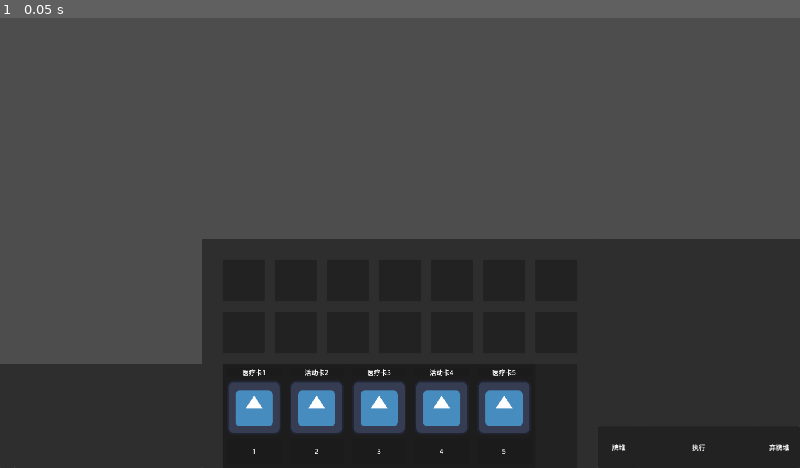
Above: before the commit, frame 1.
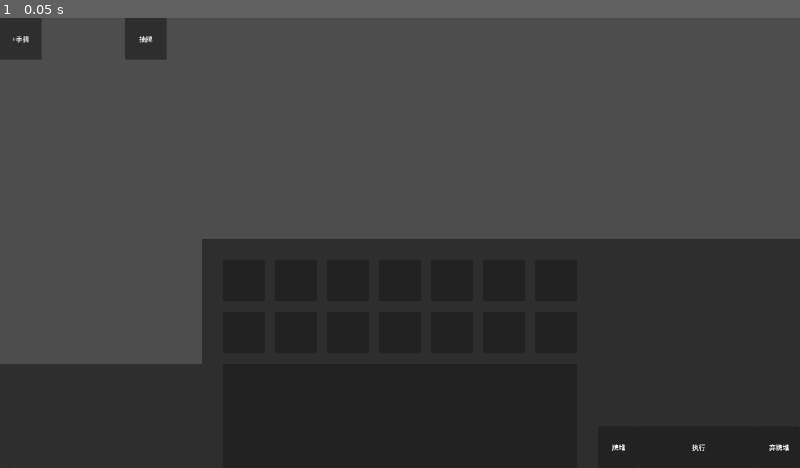
Above: after the commit, the same moment.

Repository: yuyi-yutie/Illness
Game: Godot game, scene res://scenes/play_scene/play_scene.tscn
Two runs of this game, one before a commit and one after it. Both use one fixed random seed, a clock stepped at 60 frames per second and the inputs below. The engine's default icon, where the game draws it, is replaced by a stand-in: a white triangle on a blue panel in a dark square.
Inputs:
- Up to frame 1 (0.05 s): no input

The runs differ from the first frame. In frame 1, 4.6% of the frame differs, in the area x 0-67%, y 0-97%.

Commit message:
ALotOfThingsToDo
还有好多东西要写，备份

Diff:
--- a/illness/globals/calender_glue.gd
+++ b/illness/globals/calender_glue.gd
@@ -1,7 +1,44 @@
 extends Node
+
+#管理日历的脚本
+
+var card_size : Vector2 = Vector2(150 , 250)
 
 var medical_schedule_box_position : Vector2
 var activity_schedule_box_position : Vector2
 
 var ab_medical_schedule_box_position : Vector2
 var ab_activity_schedule_box_position : Vector2
+
+var hand_panel : Panel
+
+var hand_card_array : Array[Card]
+#每次有牌加入手牌，都需要添加到这个数组中
+
+func put_card_into_hand(parameter : Card) -> void:
+	if parameter.parent:
+		parameter.parent.remove_child(parameter)
+	hand_panel.add_child(parameter)
+	parameter.initialize(hand_panel)
+	hand_card_array.append(parameter)
+	refresh_hand_position()
+
+func put_card_outof_hand(parameter : Card) -> void:
+	if parameter.parent:
+		parameter.parent.remove_child(parameter)
+	parameter.position += Vector2(1000,1000)
+	#测试
+
+func refresh_hand_position() -> void:
+	var hand_card_count : int = hand_card_array.size()
+	var current_count : int = 0
+	if hand_card_count * card_size.x <= hand_panel.size.x:
+		for hand_card in hand_card_array:
+			hand_card.position.y = 0
+			hand_card.position.x = current_count * card_size.x
+			current_count += 1
+	else:
+		for hand_card in hand_card_array:
+			hand_card.position.y = 0
+			hand_card.position.x = current_count * (hand_panel.x - card_size.x) / hand_card_count
+			current_count += 1
--- a/illness/globals/card_glue.gd
+++ b/illness/globals/card_glue.gd
@@ -1,4 +1,6 @@
 extends Node
+
+#管理卡牌详情/悬浮/点击的全局脚本
 
 var card_detail_label : Label
 var fake_card_name_label : Label
@@ -19,19 +21,8 @@
 			fake_card_panel.visible = false
 			card_detail_label.text = ""
 
-var card_array : Array[Card]
-var current_id : int = -1
-#因为开头要+1，所以这里取-1，初始值就为0
-
-func get_id(card : Card) -> int:
-	#卡牌将要放入卡组和手牌时（即玩家将永久获得某张卡牌时），赋值id，以后取牌也是从id获取
-	current_id += 1
-	card_array[current_id] = card
-	return current_id
-
-func refresh_card_id_dic() -> void:
-	card_array.clear()
-	current_id = -1
-
-func get_card(id : int) -> Card:
-	return card_array[id]
+func _input(event: InputEvent) -> void:
+	if event is InputEventMouseButton:
+		if event.is_action_pressed("LeftClick"):
+			if current_hover_card:
+				current_hover_card.click()
--- a/illness/globals/deck_glue.gd
+++ b/illness/globals/deck_glue.gd
@@ -1,11 +1,17 @@
 extends Node
+
+#管理牌堆的脚本
 
 var card_size : Vector2 = Vector2( 150 , 250 )
 #大概是不会改卡牌的尺寸的
 
+var whole_deck : Array[Card]
+#whole_deck是有序的，按id从前往后排
+
 var deck : Array[Card]
-#deck是无序的，只包含了卡组中的所有卡牌
+#deck是有序的，包含了抽牌堆中的所有卡牌，是按抽牌顺序排的
 var trash_deck : Array[Card]
+#trash_deck是有序的，包含了弃牌堆中的所有卡牌，是按弃牌顺序排的
 
 var deck_card_control : Control :
 	set(value):
@@ -22,26 +28,62 @@
 
 var current_deck_row_count : int = 0
 
-var gap : float = 35.0 / 4
-
-var row1_x : float = gap
-var row2_x : float = gap*2 + 150
-var row3_x : float = gap*3 + 150*2
-
-var col1_y : float = gap
+var gap : float
 
 func show_deck() -> void:
 	deck_card_control.size.y = (current_deck_row_count + 1) * gap + current_deck_row_count * 250
 	var show_array : Array[Card] = id_sort_card(deck)
 	var current_count : int = 0
-	for col in current_deck_row_count:
+	for col in range(current_deck_row_count):
 		for row in range(0,3):
 			if show_array[current_count]:
-				show_array[current_count].position#TODO
+				if show_array[current_count].parent:
+					show_array[current_count].parent.remove_child(show_array[current_count])
+				deck_card_control.add_child(show_array[current_count])
+				show_array[current_count].initialize(deck_card_control)
+				show_array[current_count].position.x = gap*(row+1) + card_size.x*row
+				show_array[current_count].position.y = gap*(col+1) + card_size.y*col
 
 func id_sort_card(parameter : Array[Card]) -> Array[Card]:
 	var result : Array[Card] = []
-	#TODO
+	for current_count in whole_deck.size():
+		for card in parameter:
+			if card.id == current_count:
+				result.append(card)
 	return result
+#工具函数，用于按id排序牌堆
 
-#还没写完
+var current_new_card_id : int = -1
+#因为开头要+1，所以这里取-1，初始值就为0
+
+func get_id(parameter : Card) -> int:
+	#卡牌将要放入卡组和手牌时（即玩家将永久获得某张卡牌时），赋值id，以后取牌也是从id获取
+	current_new_card_id += 1
+	whole_deck.append(parameter)
+	return current_new_card_id
+
+func get_card(id : int) -> Card:
+	return whole_deck[id]
+
+func destroy_card(id : int) -> void:
+	current_new_card_id -= 1
+	whole_deck.remove_at(id)
+
+func add_to_trash_deck(parameter : Card) -> void:
+	if parameter.parent:
+		parameter.parent.remove_child(parameter)
+	trash_deck.append(parameter)
+
+func draw_card_from_deck(count : int = 0) -> void:
+	if deck.size() == 0:
+		refresh_deck()
+	var target_card : Card = deck[count]
+
+	CalenderGlue.put_card_into_hand(target_card)
+
+func refresh_deck() -> void:
+	var deck_size = trash_deck.size()
+	for i in deck_size:
+		var random_count = randi_range(0,trash_deck.size())
+		deck.append(trash_deck[random_count])
+		trash_deck.remove_at(random_count)
--- a/illness/project.godot
+++ b/illness/project.godot
@@ -27,6 +27,14 @@
 window/size/viewport_height=1080
 window/stretch/mode="viewport"
 
+[input]
+
+LeftClick={
+"deadzone": 0.2,
+"events": [Object(InputEventMouseButton,"resource_local_to_scene":false,"resource_name":"","device":-1,"window_id":0,"alt_pressed":false,"shift_pressed":false,"ctrl_pressed":false,"meta_pressed":false,"button_mask":1,"position":Vector2(364, 8),"global_position":Vector2(378, 81),"factor":1.0,"button_index":1,"canceled":false,"pressed":true,"double_click":false,"script":null)
+]
+}
+
 [rendering]
 
 textures/canvas_textures/default_texture_filter=0
--- a/illness/scenes/card/card.tscn
+++ b/illness/scenes/card/card.tscn
@@ -10,6 +10,7 @@
 name_label = NodePath("NamePanel/NameLabel")
 time_label = NodePath("TimePanel/TimeLabel")
 card_picture = NodePath("CardPicture")
+metadata/_custom_type_script = "uid://bsp44wgqxk8n4"
 
 [node name="NamePanel" type="Panel" parent="."]
 layout_mode = 0
--- a/illness/scenes/play_scene/calender.tscn
+++ b/illness/scenes/play_scene/calender.tscn
@@ -1,10 +1,9 @@
-[gd_scene load_steps=7 format=3 uid="uid://b76r0tvur6ts8"]
+[gd_scene load_steps=6 format=3 uid="uid://b76r0tvur6ts8"]
 
 [ext_resource type="Script" uid="uid://16i04oith8r2" path="res://scripts/play_scene/calender_panel/calender_panel.gd" id="1_swrtb"]
 [ext_resource type="Script" uid="uid://c2fovslvlxy0s" path="res://scripts/play_scene/calender_panel/calender_face.gd" id="2_qgaqk"]
 [ext_resource type="Script" uid="uid://v1171det0k1o" path="res://scripts/play_scene/calender_panel/medical_and_activity_panel.gd" id="3_ysl3n"]
 [ext_resource type="Script" uid="uid://ktlwwglr32gd" path="res://scripts/play_scene/calender_panel/schedule_box.gd" id="4_j5sjl"]
-[ext_resource type="PackedScene" uid="uid://cqr2tljf25i0j" path="res://scenes/card/card.tscn" id="5_2wdx8"]
 [ext_resource type="Script" uid="uid://0iwvhwnc5r1p" path="res://scripts/play_scene/calender_panel/hand_panel.gd" id="5_4wyb7"]
 
 [node name="Calender" type="Control"]
@@ -203,48 +202,3 @@
 grow_vertical = 0
 mouse_filter = 2
 script = ExtResource("5_4wyb7")
-
-[node name="Card1" parent="CalenderPanel/HandPanel" instance=ExtResource("5_2wdx8")]
-layout_mode = 0
-time_type = 1
-_name = "医疗卡1"
-time = 1
-card_detail = "医疗卡111"
-
-[node name="Card2" parent="CalenderPanel/HandPanel" instance=ExtResource("5_2wdx8")]
-layout_mode = 0
-offset_left = 150.0
-offset_right = 300.0
-card_type = 1
-time_type = 1
-_name = "活动卡2"
-time = 2
-card_detail = "活动卡222"
-
-[node name="Card3" parent="CalenderPanel/HandPanel" instance=ExtResource("5_2wdx8")]
-layout_mode = 0
-offset_left = 300.0
-offset_right = 450.0
-time_type = 1
-_name = "医疗卡3"
-time = 3
-card_detail = "医疗卡333"
-
-[node name="Card4" parent="CalenderPanel/HandPanel" instance=ExtResource("5_2wdx8")]
-layout_mode = 0
-offset_left = 450.0
-offset_right = 600.0
-card_type = 1
-time_type = 1
-_name = "活动卡4"
-time = 4
-card_detail = "活动卡444"
-
-[node name="Card5" parent="CalenderPanel/HandPanel" instance=ExtResource("5_2wdx8")]
-layout_mode = 0
-offset_left = 600.0
-offset_right = 750.0
-time_type = 1
-_name = "医疗卡5"
-time = 5
-card_detail = "医疗卡555"
--- a/illness/scenes/play_scene/end_and_execute.tscn
+++ b/illness/scenes/play_scene/end_and_execute.tscn
@@ -9,6 +9,7 @@
 anchor_bottom = 1.0
 grow_horizontal = 2
 grow_vertical = 2
+mouse_filter = 2
 script = ExtResource("1_vvrss")
 deck_card_control = NodePath("DeckDetailPanel/DeckScrollerContainer/DeckVBoxContainer/DeckCardControl")
 
--- a/illness/scenes/play_scene/play_scene.tscn
+++ b/illness/scenes/play_scene/play_scene.tscn
@@ -1,9 +1,11 @@
-[gd_scene load_steps=5 format=3 uid="uid://csxfeql8s4040"]
+[gd_scene load_steps=7 format=3 uid="uid://csxfeql8s4040"]
 
 [ext_resource type="Script" uid="uid://bcn22xiiqwgnw" path="res://scripts/play_scene/play_scene.gd" id="1_0ihop"]
 [ext_resource type="PackedScene" uid="uid://b76r0tvur6ts8" path="res://scenes/play_scene/calender.tscn" id="3_x7p53"]
 [ext_resource type="PackedScene" uid="uid://510js86b2oua" path="res://scenes/play_scene/card_detail.tscn" id="4_goj7n"]
 [ext_resource type="PackedScene" uid="uid://c5nhp08bw06nm" path="res://scenes/play_scene/end_and_execute.tscn" id="4_x7p53"]
+[ext_resource type="Script" uid="uid://bmebcfgjseov7" path="res://test/test_add_card_to_hand.gd" id="5_03pml"]
+[ext_resource type="Script" uid="uid://boxxenyp8cgk" path="res://test/test_draw_card.gd" id="6_vw7vn"]
 
 [node name="PlayScene" type="Control"]
 layout_mode = 3
@@ -23,3 +25,23 @@
 
 [node name="EndAndExecute" parent="." instance=ExtResource("4_x7p53")]
 layout_mode = 1
+
+[node name="TestAddCardToHand" type="Button" parent="."]
+layout_mode = 0
+offset_right = 100.0
+offset_bottom = 100.0
+focus_mode = 0
+text = "+手牌"
+script = ExtResource("5_03pml")
+
+[node name="TestDrawCard" type="Button" parent="."]
+layout_mode = 0
+offset_left = 300.0
+offset_right = 400.0
+offset_bottom = 100.0
+focus_mode = 0
+text = "抽牌"
+script = ExtResource("6_vw7vn")
+
+[connection signal="button_down" from="TestAddCardToHand" to="TestAddCardToHand" method="_on_button_down"]
+[connection signal="button_down" from="TestDrawCard" to="TestDrawCard" method="_on_button_down"]
--- a/illness/scripts/card/card.gd
+++ b/illness/scripts/card/card.gd
@@ -38,8 +38,13 @@
 
 @export var card_picture : TextureRect
 
+var parent : Control
+#这里的parent会有多种可能性，手牌面板，牌堆弃牌堆面板，商店面板
+
 #测试
-func initialize(_parameter) -> void:
+func initialize(parameter : Control) -> void:
+	parent = parameter
+	id = DeckGlue.get_id(self)
 	_name = _name
 	time = time
 
@@ -51,3 +56,9 @@
 	if CardGlue.current_hover_card == self:
 		CardGlue.current_hover_card = null
 #endregion
+
+
+#测试
+func click() -> void:
+	CalenderGlue.put_card_outof_hand(self)
+	DeckGlue.add_to_trash_deck(self)
--- a/illness/scripts/play_scene/calender_panel/hand_panel.gd
+++ b/illness/scripts/play_scene/calender_panel/hand_panel.gd
@@ -4,3 +4,12 @@
 var current_hand_count : int
 
 var max_hand_count : int
+
+var parent : CalenderPanel
+
+func initialize(parameter : CalenderPanel) -> void:
+	parent = parameter
+	for child in get_children():
+		if child.has_method("initialize"):
+			child.initialize(self)
+	CalenderGlue.hand_panel = self
--- /dev/null
+++ b/illness/test/test_add_card_to_hand.gd
@@ -0,0 +1,7 @@
+extends Button
+
+const CARD = preload("uid://cqr2tljf25i0j")
+
+func _on_button_down() -> void:
+	var new_card : Card = CARD.instantiate()
+	CalenderGlue.hand_panel
--- /dev/null
+++ b/illness/test/test_draw_card.gd
@@ -0,0 +1,5 @@
+extends Button
+
+
+func _on_button_down() -> void:
+	DeckGlue.draw_card_from_deck()
Not shown, added: illness/test/test_add_card_to_hand.gd.uid
Not shown, added: illness/test/test_draw_card.gd.uid
